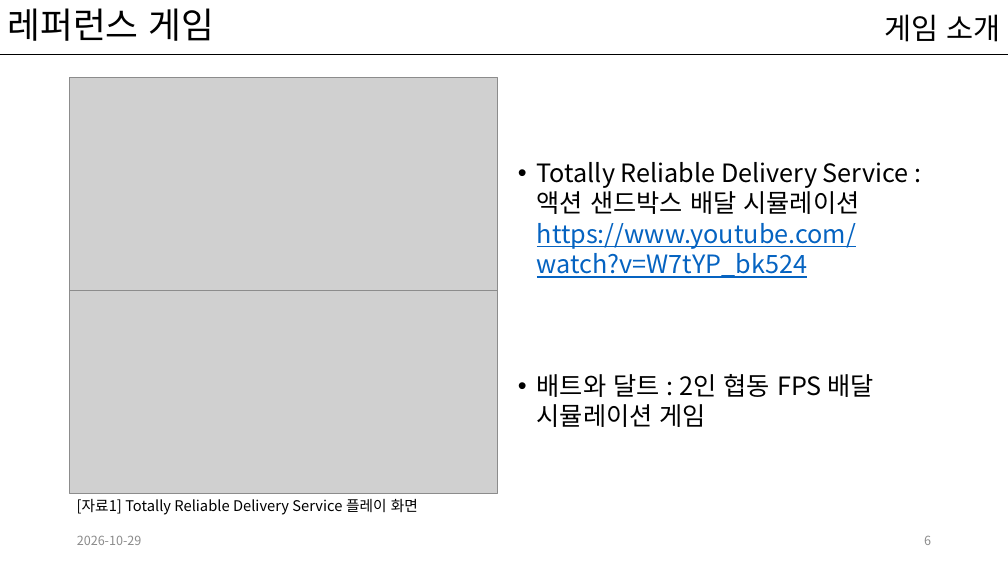
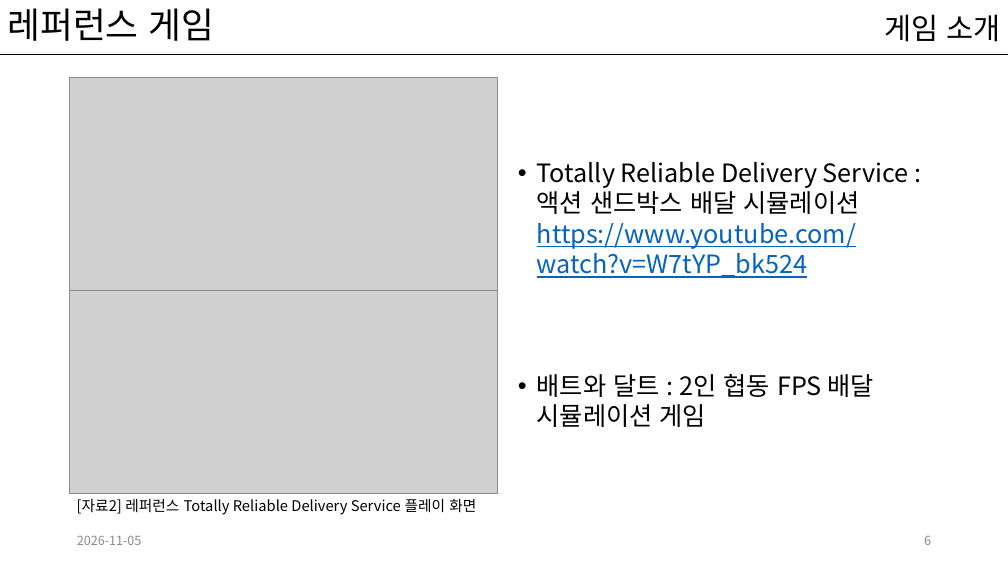
Before and after one commit to kwakyerin/2026_Graduation_Project, a slide deck: slide 6 of documents/HyunahKwon/01_works/01_designing/01_for_teammates/배트와 달트_기획.pptx. Drawn at 1008x567 pixels with LibreOffice and Linux fonts; fonts in the diff are those of the drawing; grey boxes stand for pictures. Boxes give left, top, right and bottom in pixels: in the first picture for what was removed or moved away, otherwise in the second. Text is boxed around its words. In the diff, an @@ line names an element or a change of style, - is before the commit and + after.

```diff
--- a/documents/HyunahKwon/01_works/01_designing/01_for_teammates/배트와 달트_기획.pptx
+++ b/documents/HyunahKwon/01_works/01_designing/01_for_teammates/배트와 달트_기획.pptx
@@ text at (77, 499, 476, 515): text changed @@
-[자료1] Totally Reliable Delivery Service 플레이 화면
+[자료2] 레퍼런스 Totally Reliable Delivery Service 플레이 화면
@@ text at (77, 536, 142, 545): text changed @@
-2026-10-29
+2026-11-05
```
Also in this commit, not shown: 79 other slides changed, 14 slides added, 4 slides removed, 8 other files.
